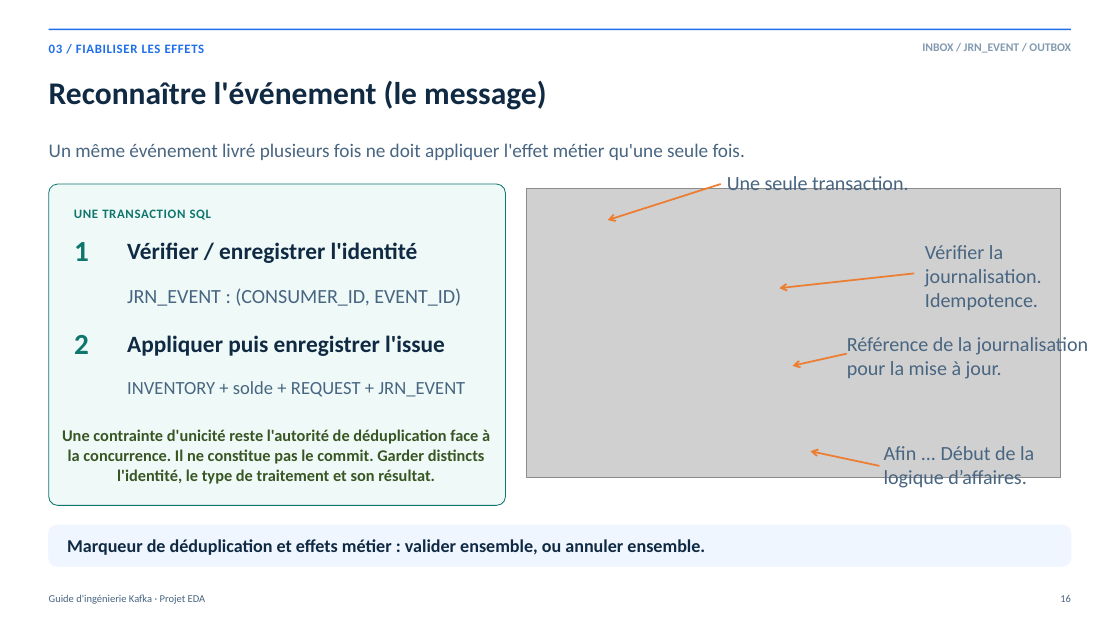
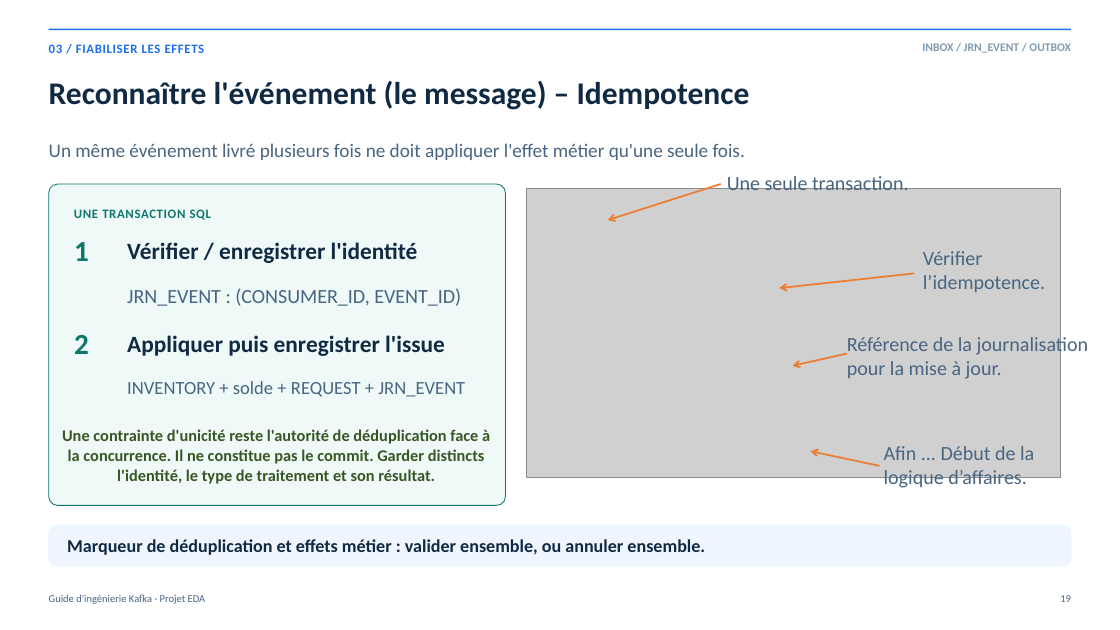
Before and after one commit to rdemers/org-rd-fullstack-springboot-eda, a slide deck: slide 19 of doc/presentation/org-rd-fullstack-springboot-eda-fr.pptx. Drawn at 1120x630 pixels with LibreOffice and Linux fonts; fonts in the diff are those of the drawing; grey boxes stand for pictures. Boxes give left, top, right and bottom in pixels: in the first picture for what was removed or moved away, otherwise in the second. Text is boxed around its words. In the diff, an @@ line names an element or a change of style, - is before the commit and + after.

```diff
--- a/doc/presentation/org-rd-fullstack-springboot-eda-fr.pptx
+++ b/doc/presentation/org-rd-fullstack-springboot-eda-fr.pptx
@@ text at <box>49,81,750,110</box>: text changed @@
-Reconnaître l'événement (le message)
+Reconnaître l'événement (le message) – Idempotence
@@ text at <box>923,251,1045,292</box>: text changed @@
-Vérifier la journalisation.
-Idempotence.
+Vérifier
+l’idempotence.
@@ text at <box>1060,595,1071,602</box>: text changed @@
-16
+19
```
Also in this commit, not shown: 35 other slides changed, 1 slide added, 3 slides removed, 7 other files.
